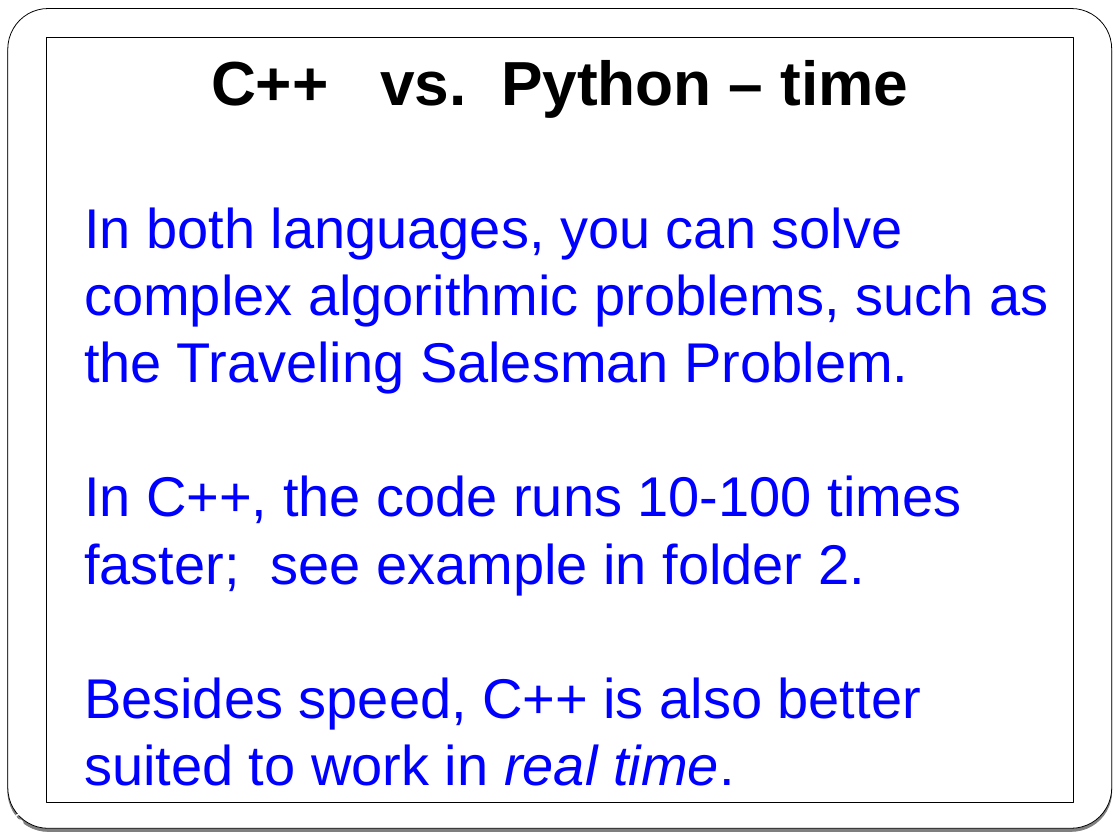
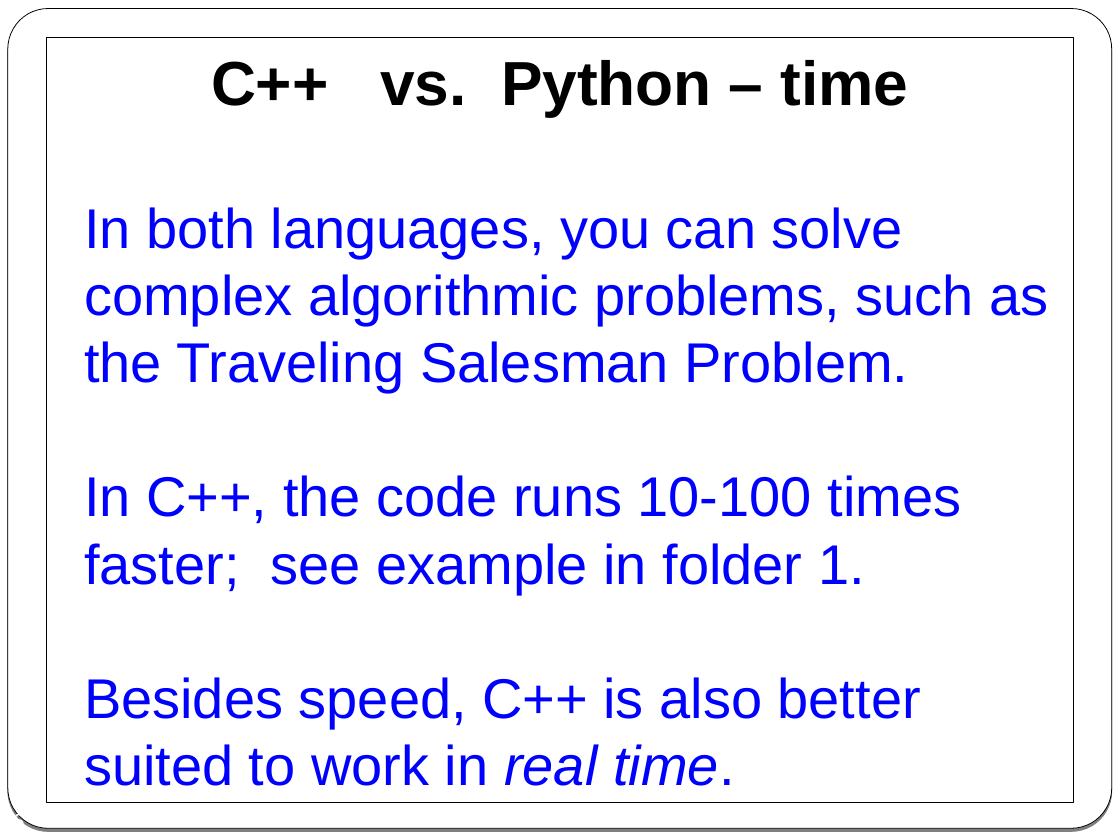
Before and after one commit to cpp-at-ariel/cpp-5781, a slide deck: slide 6 of 01-what-is-cpp/slides-1-cpp-vs-c-vs-java.odp. Drawn at 1120x840 pixels with LibreOffice and Linux fonts; fonts in the diff are those of the drawing. Boxes give left, top, right and bottom in pixels: in the first picture for what was removed or moved away, otherwise in the second. Text is boxed around its words. In the diff, an @@ line names an element or a change of style, - is before the commit and + after.

```diff
--- a/01-what-is-cpp/slides-1-cpp-vs-c-vs-java.odp
+++ b/01-what-is-cpp/slides-1-cpp-vs-c-vs-java.odp
@@ text in rectangle at (x1=84, y1=475, x2=961, y2=593): text changed @@
-● In C++, the code runs 10-100 times faster; see example in folder 2.
+● In C++, the code runs 10-100 times faster; see example in folder 1.
```
Also in this commit, not shown: 1 other slide changed, 15 other files.
